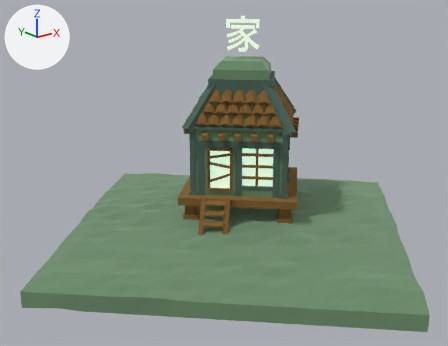
What one commit did to the glTF model public/models/PortfolioWebsite3JS.glb.
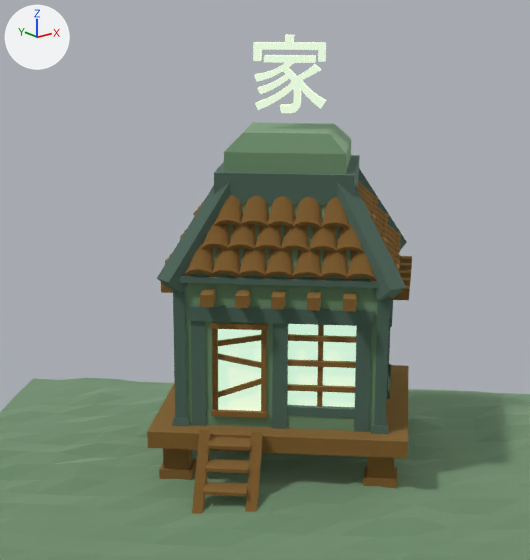
Each version is shown whole from a 50 mm lens placed at (-473.0, -547.0, 310.0), pointed at (-21.0, 18.0, 84.0), then close up on the part from 25% to 79% of the width and 0% to 74% of the height. Arrows for +X, +Y and +Z are at upper left; the lights stay in place. Where no turn or scale is listed for an object, it has been applied to the vertices.
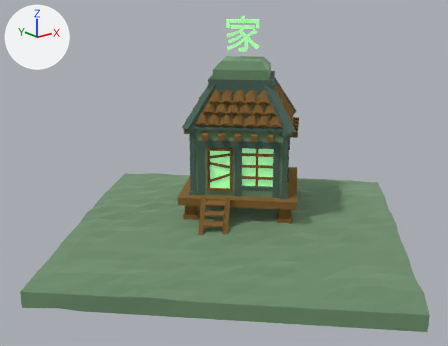
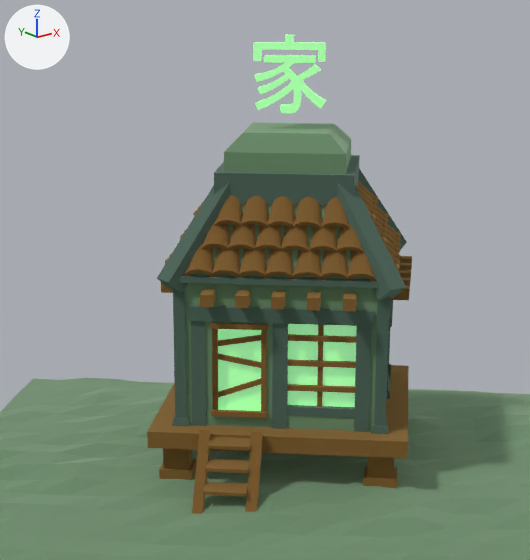
Where the newer file only moved an object's origin or applied its transform, the numbers keep the older frame.

Diff of the bpy script that builds the scene:
```diff
--- a/public/models/PortfolioWebsite3JS.glb.py
+++ b/public/models/PortfolioWebsite3JS.glb.py
@@ mat_pbr_6 @@
 mat_pbr_6 = principled_material('PBR.6')
-mat_pbr_6.base_color = (0.718, 0.412, 0.208)  # beige #dcac7e
+mat_pbr_6.base_color = (0.579, 0.993, 0.486)  # green #c8feb9
 mat_pbr_6.metallic = 1.0
 mat_pbr_6.roughness = 1.0
-mat_pbr_6.emission_color = (0.478, 0.8, 0.644)  # green #b8e7d2
+mat_pbr_6.emission_color = (0.167, 0.348, 0.215)  # green #729f80
 mat_pbr_6.emission_strength = 1.0
```

Boxes (x1, y1, x2, y2) around the edits, measured in the close-ups (530 x 560 px):
'LeftWindow', recoloured (white to green): (288, 324, 357, 407) in both
'TextExtrude', recoloured (white to green): (253, 34, 326, 113) in both
'WindowBox', recoloured (white to green): (218, 329, 261, 411) in both
